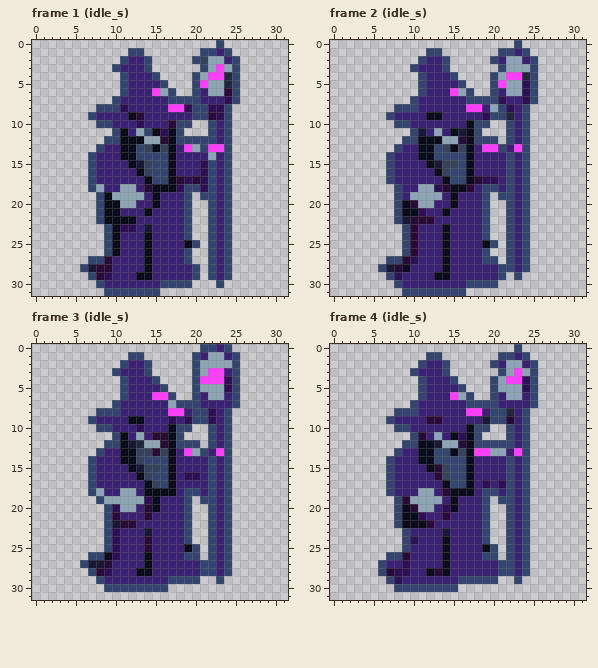
Two versions of one pixel-art file, projects/007_survivors/art/wizard.aseprite. Above: the version before the commit.
32x32 pixels, 59 frames. Shown: frame 1 (idle_s), frame 2 (idle_s), frame 3 (idle_s), frame 4 (idle_s). The commit also changed other frames, which this record leaves out.
After:
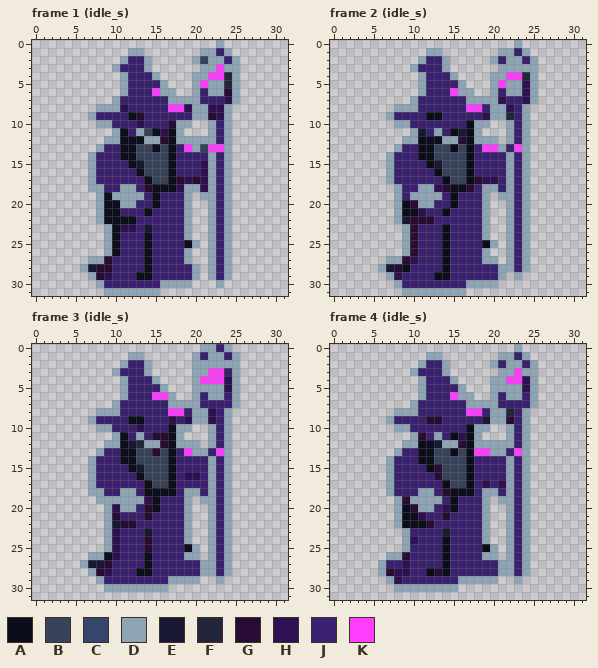
Palette (. is transparent): A #0c0d1c  B #36435b  C #34466e  D #8ca4b4  E #191935  F #21263b  G #290c36  H #2d1153  J #3b2171  K #fd3ffd
Difference:
Changed rows in their new state; - is an unchanged pixel.
Frame 1 (idle_s):
first column x 6:
 0 -----------------D--
 1 ------DD-------DD-D-
 2 -----D--D-----D----D
 3 ----D---D------D---D
 4 -----D---D----D----D
 5 -----D----D---D----D
 6 -----D-----D--D----D
 7 ----D------DDDD----D
 8 --DDD---------DD--D-
 9 -D------------DD--D-
10 --DD--------DD--D-D-
11 ----D---B---D---D-D-
12 ---DD-------DDDDD-D-
13 --D----B-------B--D-
14 -D-----BBBB-------D-
15 -D-------BB-----D-D-
16 -D-------BB-----D-D-
17 -D-------BB-----D-D-
18 -D-----------DD-D-D-
19 --D----------D-DD-D-
20 --D----------D--D-D-
21 --D----------D--D-D-
22 --D----------D--D-D-
23 ---D---------D--D-D-
24 ---D---------D--D-D-
25 ---D----------D-D-D-
26 ---D---------D--D-D-
27 -DD----------D--D-D-
28 D-------------D-D-D-
29 -D------------D-D-D-
30 --D-------DDDD---D--
31 ---DDDDDDD----------
Frame 2 (idle_s):
first column x 6:
 0 -----------------D--
 1 ------DD-------DD-D-
 2 -----D--D-----D----D
 3 ----D---D------D---D
 4 -----D---D----D----D
 5 -----D----D---D----D
 6 -----D-----D--D----D
 7 ----D------DDDD----D
 8 --DDD----------D--D-
 9 -D------------DD--D-
10 --DD--------DD--D-D-
11 ----D-------D---D-D-
12 ---DD-------DDD-D-D-
13 --D----B-------D--D-
14 -D-----BBBB-----D-D-
15 -D--------B-----D-D-
16 -D-------BB-----D-D-
17 -D-------BB-----D-D-
18 --D----------DD-D-D-
19 --D----------D-DD-D-
20 --D----------D--D-D-
21 --D----------D--D-D-
22 --D----------D--D-D-
23 ---D---------D--D-D-
24 ---D---------D--D-D-
25 ---D----------D-D-D-
26 ---D---------D--D-D-
27 -DD----------DD-D-D-
28 D--------------DD-D-
29 -D-------------D-D--
30 --D--------DDDD-----
31 ---DDDDDDDD---------
Frame 3 (idle_s):
first column x 6:
 0 ---------------DD-D-
 1 ------DD------D----D
 2 -----D--D-----D----D
 3 ----D---D-----D----D
 4 -----D---D----D----D
 5 -----D----D---D----D
 6 -----D-----D--D----D
 7 ----D-------DDD----D
 8 --DDD---------DD--D-
 9 -D------------DD--D-
10 --DD--------DD--D-D-
11 ----D-------D---D-D-
12 ---DD-------DDD-D-D-
13 --D------------D--D-
14 -D------BBB-----D-D-
15 -D--------B-----D-D-
16 -D-------BB-----D-D-
17 -D--------B-----D-D-
18 -D-----------DD-D-D-
19 --D----------D-DD-D-
20 ---D---------D--D-D-
21 ---D---------D--D-D-
22 ---D---------D--D-D-
23 ---D---------D--D-D-
24 ---D---------D--D-D-
25 ---D----------D-D-D-
26 -DD----------DD-D-D-
27 D--------------DD-D-
28 -D-------------DD-D-
29 --D--------DDDD--D--
30 ---DDDDDDDD---------
Frame 4 (idle_s):
first column x 6:
 0 -----------------D--
 1 ------DD-------DD-D-
 2 -----D--D-----D----D
 3 ----D---D------D---D
 4 -----D---D----D----D
 5 -----D----D---D----D
 6 -----D-----D--D----D
 7 ----D------DDDD----D
 8 --DDD---------DD--D-
 9 -D------------DD--D-
10 --DD--------DD--D-D-
11 ----D-------D---D-D-
12 ---DD-------DDDDD-D-
13 --D----BB---------D-
14 -D-----BBBB-----D-D-
15 -D-------BB-----D-D-
16 -D-------BB-----D-D-
17 -D-------BB-----D-D-
18 -D-----------DD-D-D-
19 --D----------D-DD-D-
20 --D----------D--D-D-
21 --D----------D--D-D-
22 --D----------D--D-D-
23 ---D---------D--D-D-
24 ---D---------D--D-D-
25 ---D----------D-D-D-
26 -DD----------DD-D-D-
27 D--------------DD-D-
28 D--------------DD-D-
29 -D--------DDDDD--D--
30 --DDDDDDDD----------
Where, in picture pixels (left, top, right, bottom), the same in both pictures:
changed: (80, 40, 240, 296)
changed: (378, 40, 538, 296)
changed: (80, 344, 240, 592)
changed: (378, 344, 538, 592)
